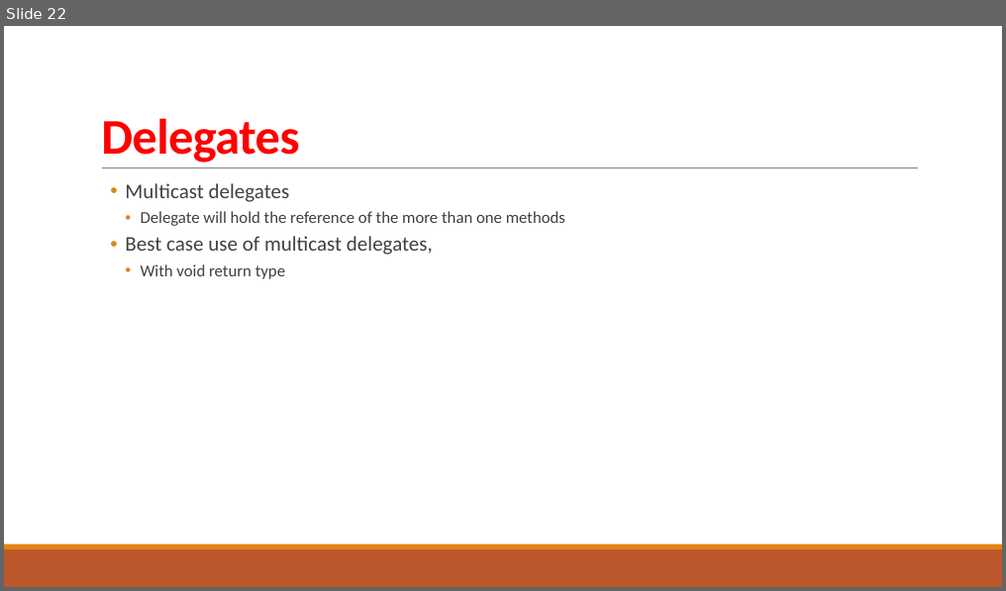
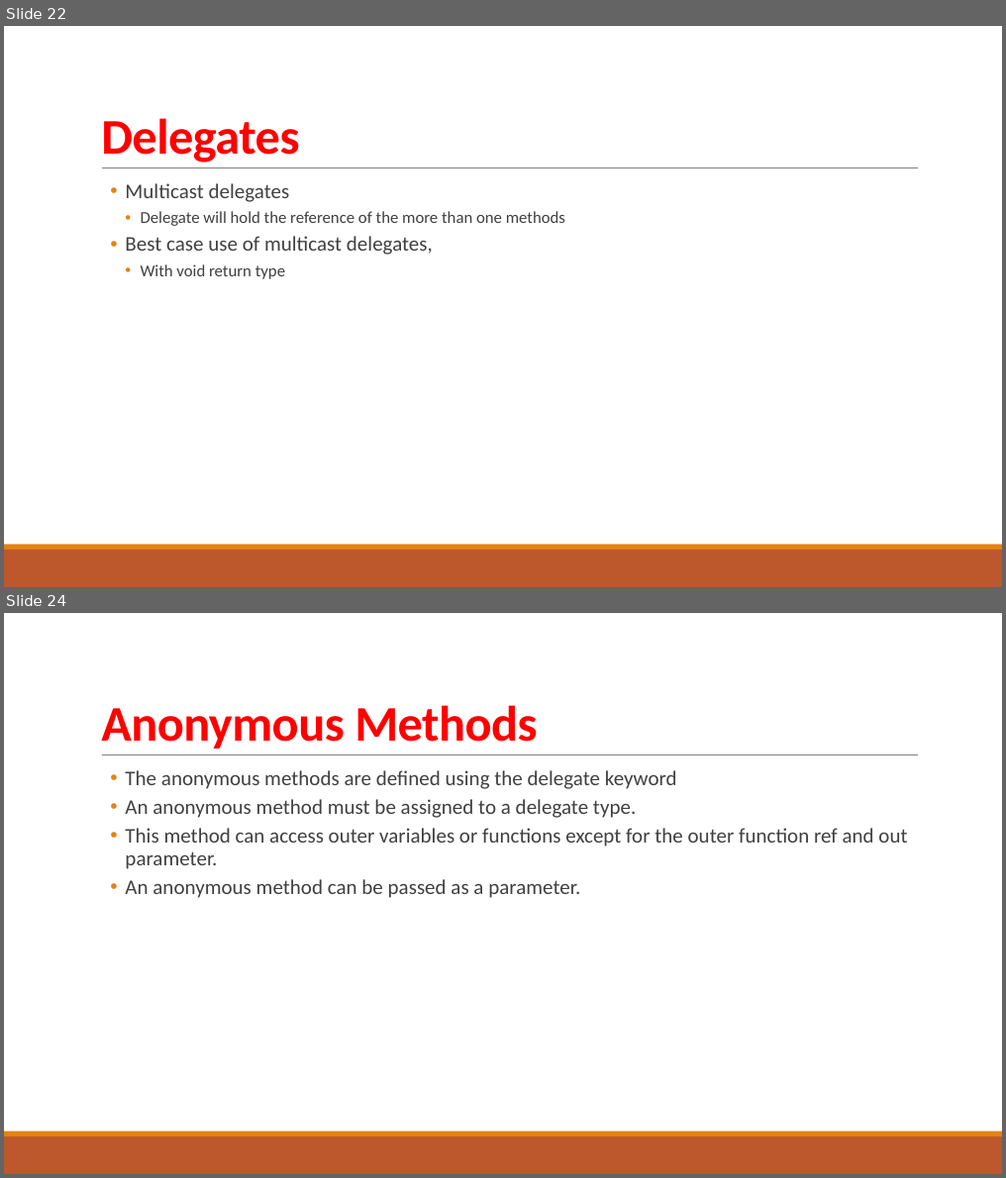
Before and after one commit to tushr-raut/CSharpAdvanced, a slide deck: ToDo.Console/Lectures/Collections.pptx. Shown one above the other, each under a label of ours: slide 22 before the commit, slides 22 and 24 after it; the slides between them are not shown. The pictures are 1006x591 and 1006x1178 pixels, drawn with LibreOffice and Linux fonts; fonts in the diff are those of the drawing. Boxes give left, top, right and bottom in pixels: in the first picture for what was removed or moved away, otherwise in the second. Text is boxed around its words. In the diff, an @@ line names an element or a change of style, - is before the commit and + after.

Commit message:
Anonymous methods and lambda expressions

```diff
--- a/ToDo.Console/Lectures/Collections.pptx
+++ b/ToDo.Console/Lectures/Collections.pptx
@@ slide 24 added at (x1=4, y1=613, x2=1002, y2=1174), background #FFFFFF; not listed: 3 template elements that a slide beside it also shows @@
@@ title added at (x1=101, y1=705, x2=537, y2=749), 48 pt, text #FF0000, bold @@
+Anonymous Methods
@@ text added at (x1=125, y1=770, x2=907, y2=898), 20 pt, text #404040 @@
+  • The anonymous methods are defined using the delegate keyword
+  • An anonymous method must be assigned to a delegate type.
+  • This method can access outer variables or functions except for the outer function ref and out parameter.
+  • An anonymous method can be passed as a parameter.
```
Also in this commit, not shown: 2 other slides added, 3 other files.
